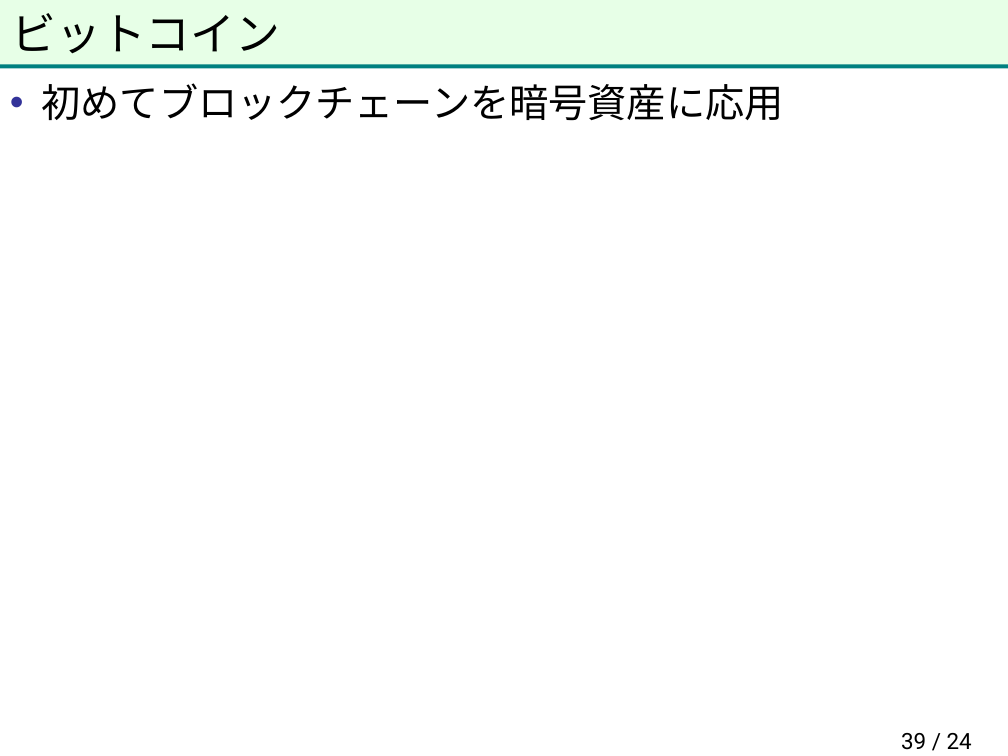
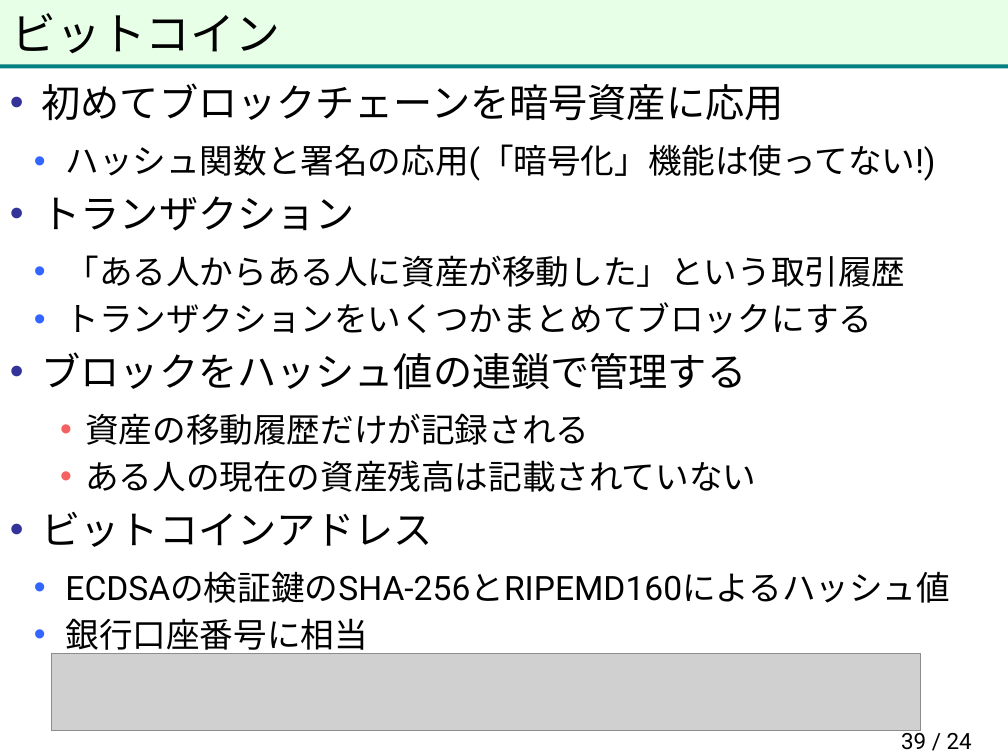
Before and after one commit to herumi/anninbon, a slide deck: slide 39 of lec/anninbon7.pptx. Drawn at 1008x756 pixels with LibreOffice and Linux fonts; fonts in the diff are those of the drawing; grey boxes stand for pictures; background and template pictures are left out. Boxes give left, top, right and bottom in pixels: in the first picture for what was removed or moved away, otherwise in the second. Text is boxed around its words. In the diff, an @@ line names an element or a change of style, - is before the commit and + after.

```diff
--- a/lec/anninbon7.pptx
+++ b/lec/anninbon7.pptx
@@ text at [42, 144, 950, 657]: paragraphs added @@
+  • ハッシュ関数と署名の応用(「暗号化」機能は使ってない!)
+• トランザクション
+  • 「ある人からある人に資産が移動した」という取引履歴
+  • トランザクションをいくつかまとめてブロックにする
+• ブロックをハッシュ値の連鎖で管理する
+    • 資産の移動履歴だけが記録される
+    • ある人の現在の資産残高は記載されていない
+• ビットコインアドレス
+  • ECDSAの検証鍵のSHA-256とRIPEMD160によるハッシュ値
+  • 銀行口座番号に相当
@@ picture added at [51, 654, 920, 732] @@
```
Also in this commit, not shown: 9 slides added.
